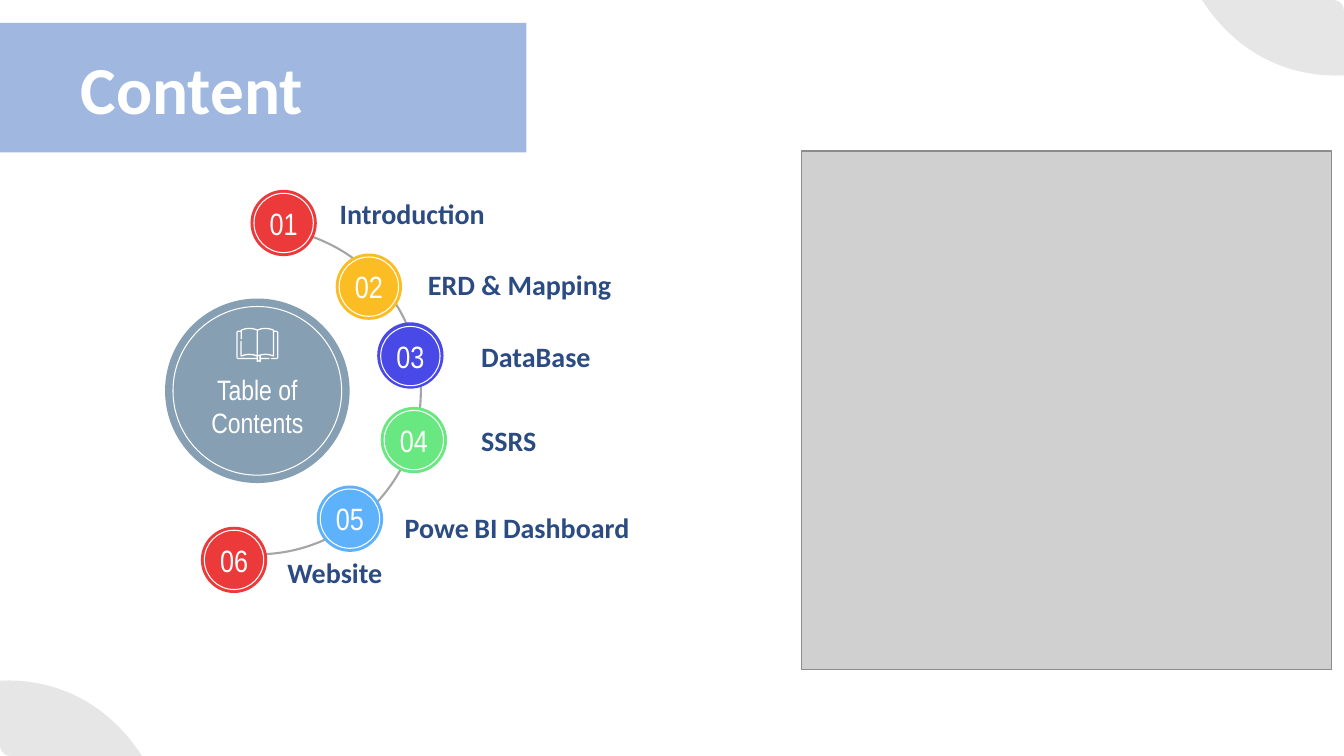
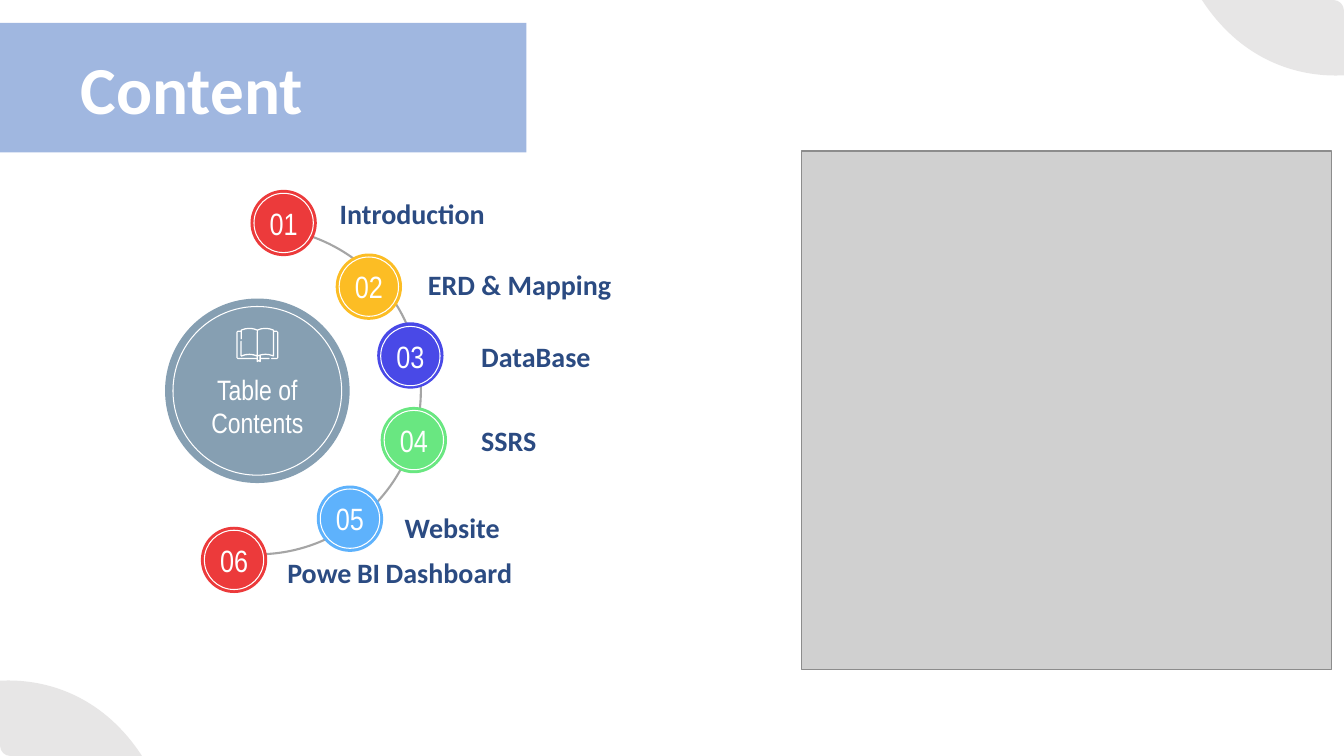
Before and after one commit to MONEMALI9/Examination_System, a slide deck: slide 3 of Examination System presentation.pptx. Drawn at 1344x756 pixels with LibreOffice and Linux fonts; fonts in the diff are those of the drawing; grey boxes stand for pictures. Boxes give left, top, right and bottom in pixels: in the first picture for what was removed or moved away, otherwise in the second. Text is boxed around its words. In the diff, an @@ line names an element or a change of style, - is before the commit and + after.

```diff
--- a/Examination System presentation.pptx
+++ b/Examination System presentation.pptx
@@ text "Website": place and size @@
-text "Website" at [287,563,382,583]
+text "Website" at [405,518,500,538]
@@ text "Powe BI Dashboard": place and size @@
-text "Powe BI Dashboard" at [405,518,629,538]
+text "Powe BI Dashboard" at [287,563,512,583]
```
Also in this commit, not shown: 7 other slides changed, 15 slides added, 19 slides removed, 17 other files.
